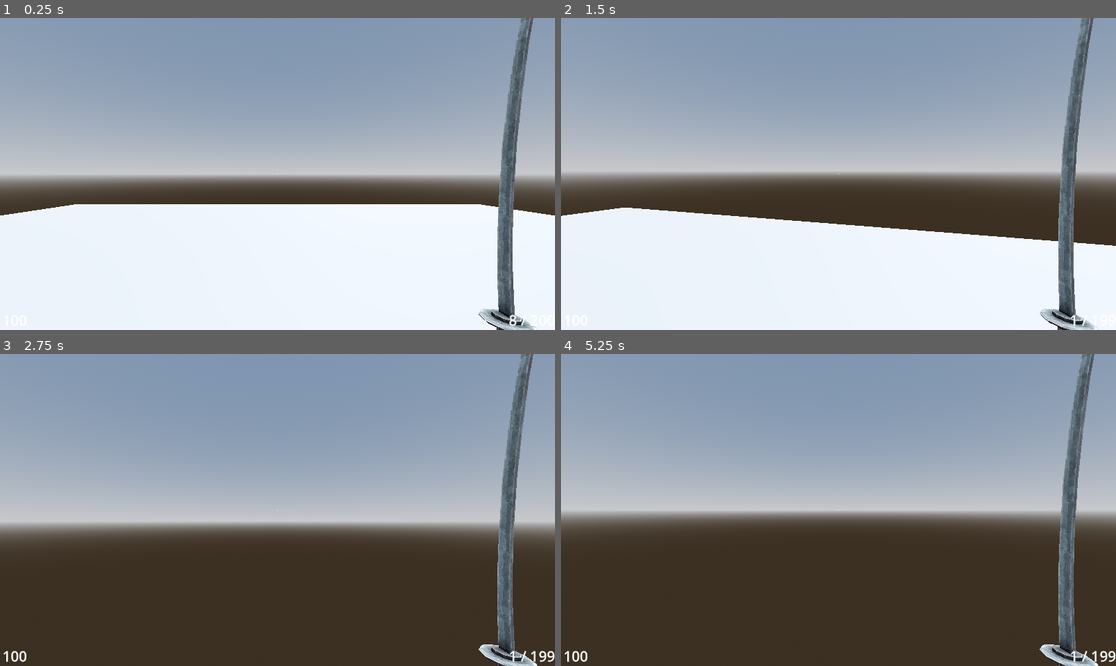
Above: before the commit, frames 1-4 (two rows, left to right).
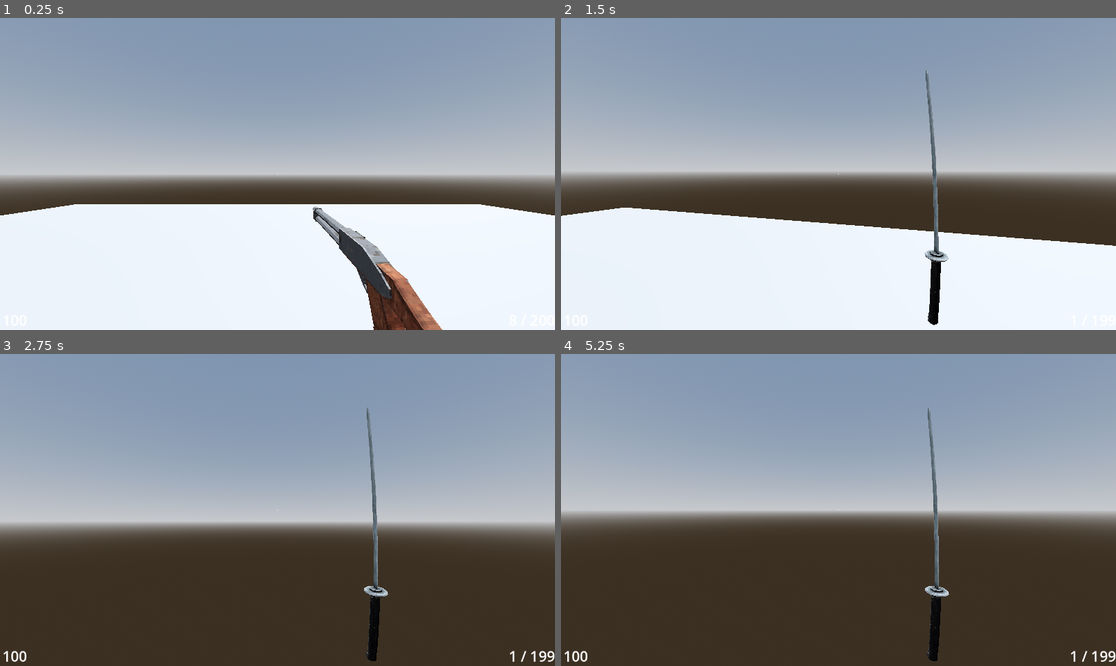
Above: after the commit, the same moments.

Repository: pobertt/Bigmode-Game-Jam-2025
Game: Godot game, scene res://map/world.tscn
Two runs of this game, one before a commit and one after it. Both use one fixed random seed, a clock stepped at 60 frames per second and the inputs below.
Inputs (mouse positions are in pixels of both pictures, inside the frame that each line leads up to):
- Up to frame 1 (0.25 s): no input
- Up to frame 2 (1.5 s): tap Enter (ui_accept) at 0.5, 0.77 s; move the mouse to (866, 174) at 0.52 s; press the mouse at (866, 174) at 0.53 s; hold W (forward) from 0.53 s (still down); move the mouse to (810, 174) at 1.27 s; release the mouse at (810, 174) at 1.28 s; tap 1 (gun_slot_1) at 1.35 s
- Up to frame 3 (2.75 s): keep holding W (forward); tap Enter (ui_accept) at 1.52 s; move the mouse to (288, 503) at 2.02 s; hold 2 (gun_slot_2) from 2.03 s (still down)
- Up to frame 4 (5.25 s): keep holding W (forward); move the mouse to (832, 516) at 2.77 s; release 2 (gun_slot_2) at 2.78 s; tap 3 (gun_slot_3) at 2.85 s; tap Enter (ui_accept) at 3.02, 3.77, 4.52 s; move the mouse to (877, 513) at 3.52 s; hold 4 (gun_slot_4) 3.53-4.28 s; move the mouse to (794, 506) at 4.27 s; click (794, 506) at 4.35 s; move the mouse to (844, 510) at 5.02 s; hold 1 (gun_slot_1) from 5.03 s (still down)

The runs differ from the first frame. In frame 1, 5.8% of the frame differs, in the area x 56-97%, y 0-100%; in frame 2, 3.7%; in frame 3, 3.7%; in frame 4, 3.7%.

Commit message:
weapon improvements

Diff:
--- a/bigmodegamejam2025/player/player.tscn
+++ b/bigmodegamejam2025/player/player.tscn
@@ -23,7 +23,7 @@
 [node name="Camera" type="Camera3D" parent="Head"]
 
 [node name="WeaponHolder" parent="Head/Camera" instance=ExtResource("3_j1wrt")]
-transform = Transform3D(1, 0, 0, 0, 0.999349, -0.0360856, 0, 0.0360856, 0.999349, 0.68706, -0.628768, -0.564856)
+transform = Transform3D(-1, 3.2035e-09, 8.73641e-08, 0, 0.999329, -0.0366437, -8.74228e-08, -0.0366437, -0.999329, 0.535335, -0.628768, -1.15133)
 
 [node name="Bullet_RayCast3D" type="RayCast3D" parent="Head/Camera"]
 enabled = false
--- a/bigmodegamejam2025/player/weapon_holder.gd
+++ b/bigmodegamejam2025/player/weapon_holder.gd
@@ -9,6 +9,7 @@
 	print("updating mesh")
 	weapon_mesh.mesh = new_mesh
 
+
 func play_gun_anim(anim_name : String, speed_scale : float = 1):
 	anim_player.stop() # Stop any current animation
 
--- a/bigmodegamejam2025/player/weapon_holder.tscn
+++ b/bigmodegamejam2025/player/weapon_holder.tscn
@@ -1,7 +1,7 @@
 [gd_scene load_steps=8 format=3 uid="uid://cpytfnpmdkrba"]
 
-[ext_resource type="ArrayMesh" uid="uid://c07t0fpvp2nyn" path="res://assets/weapons/tres/katana.tres" id="1_nxgp5"]
 [ext_resource type="Script" path="res://player/weapon_holder.gd" id="1_thm6r"]
+[ext_resource type="ArrayMesh" uid="uid://ci1f6xqevqb2" path="res://assets/weapons/tres/shotgun.tres" id="2_5sk78"]
 
 [sub_resource type="Animation" id="Animation_q0c5d"]
 resource_name = "MELEE_idle"
@@ -58,6 +58,9 @@
 "values": [Vector3(0, -3.14159, 0)]
 }
 
+[sub_resource type="Animation" id="Animation_22mcp"]
+resource_name = "recoil"
+
 [sub_resource type="Animation" id="Animation_xebo6"]
 resource_name = "reload"
 length = 2.0
@@ -100,9 +103,6 @@
 "values": [Vector3(0, -3.14159, 0)]
 }
 
-[sub_resource type="Animation" id="Animation_22mcp"]
-resource_name = "recoil"
-
 [sub_resource type="AnimationLibrary" id="AnimationLibrary_d3dpk"]
 _data = {
 "MELEE_idle": SubResource("Animation_q0c5d"),
@@ -117,7 +117,7 @@
 [node name="Weapon" type="MeshInstance3D" parent="."]
 transform = Transform3D(-2, 0, -5.07036e-06, 0, 2, 0, 5.07036e-06, 0, -2, 0, 0, 0)
 cast_shadow = 0
-mesh = ExtResource("1_nxgp5")
+mesh = ExtResource("2_5sk78")
 
 [node name="AnimationPlayer" type="AnimationPlayer" parent="."]
 libraries = {
--- a/bigmodegamejam2025/resources/guns/smg.tres
+++ b/bigmodegamejam2025/resources/guns/smg.tres
@@ -12,7 +12,7 @@
 mesh = ExtResource("3_mqu57")
 cooldown = 0.15
 sway = 0.1
-automatic = false
+automatic = true
 firing_sounds = Array[AudioStream]([ExtResource("2_tueoq")])
 dry_fire_sound = ExtResource("1_dhvu0")
 damage = 35
